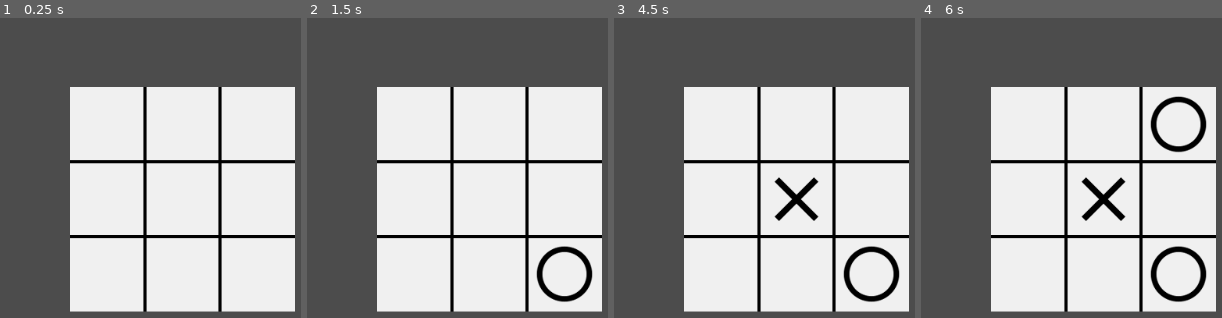
Above: before the commit, frames 1-4 (left to right).
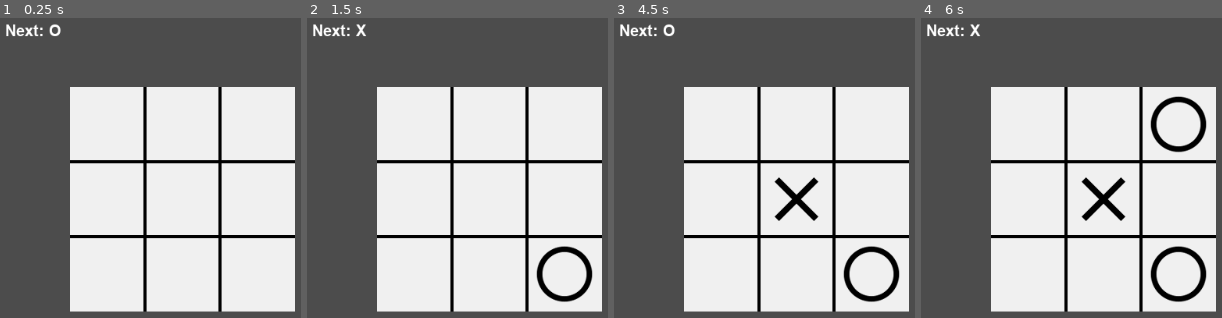
Above: after the commit, the same moments.

Repository: vivisuke/TicTacToe
Game: Godot game, scene res://MainScene.tscn
The game is run twice, just before and just after one commit, with the same random seed, the same clock (stepped at 60 frames per second) and the same inputs.
Inputs (mouse positions are in pixels of both pictures, inside the frame that each line leads up to):
- Up to frame 1 (0.25 s): no input
- Up to frame 2 (1.5 s): tap Enter at 0.5 s; move the mouse to (outside the picture) at 0.52 s; click (outside the picture) at 0.67 s; tap Space at 1.25 s; move the mouse to (541, 270) at 1.27 s; click (541, 270) at 1.42 s
- Up to frame 3 (4.5 s): tap Enter at 2, 3.5 s; move the mouse to (outside the picture) at 2.02 s; click (outside the picture) at 2.17 s; tap Space at 2.75, 4.25 s; move the mouse to (outside the picture) at 2.77 s; click (outside the picture) at 2.92 s; move the mouse to (outside the picture) at 3.52 s; click (outside the picture) at 3.67 s; move the mouse to (767, 177) at 4.27 s; click (767, 177) at 4.42 s
- Up to frame 4 (6 s): move the mouse to (outside the picture) at 5.02 s; click (outside the picture) at 5.17 s; move the mouse to (1194, 129) at 5.77 s; click (1194, 129) at 5.92 s

The runs differ from the first frame. In frame 1, 0.4% of the frame differs, in the area x 1-21%, y 2-6%; in frame 2, 0.4%; in frame 3, 0.4%; in frame 4, 0.4%.

Commit message:
0007 ◎ C 10/22 10/22 0.001│ToDo│盤面マウスクリック > 終局判定 0008 ◎ C 10/22 10/22 0.001│ToDo│次の手番表示

Diff:
--- a/TicTacToe/MainScene.gd
+++ b/TicTacToe/MainScene.gd
@@ -23,6 +23,7 @@
 func _ready():
 	build_victory_table()
 	init_board()
+	update_nextLabel()
 	pass # Replace with function body.
 func init_board():
 	ended = false
@@ -54,17 +55,30 @@
 	is_victory_table.resize(N_2_POWER_9)
 	for bits in range(N_2_POWER_9):
 		is_victory_table[bits] = is_victory_basic(bits)
+func update_nextLabel():
+	if is_victory_table[bits_O]:
+		$NextLabel.text = "O won"
+	elif is_victory_table[bits_X]:
+		$NextLabel.text = "X won"
+	elif (bits_O | bits_X) == ALL_BITS:
+		$NextLabel.text = "draw"
+	elif next == TILE_O:
+		$NextLabel.text = "Next: O"
+	else:
+		$NextLabel.text = "Next: X"
+
 func _input(event):
-	if event is InputEventMouseButton && event.is_pressed():
+	if event is InputEventMouseButton && event.is_pressed():	# マウスクリックイベント
 		if is_victory_table[bits_O] || is_victory_table[bits_O] || (bits_O | bits_X) == ALL_BITS:
 			init_board()
-			return
-		var pos = $Board/TileMap.get_local_mouse_position()
-		var map = $Board/TileMap.world_to_map(pos)
-		print(map)
-		if map.x < 0 || map.x >= N_HORZ || map.y < 0 || map.y >= N_VERT: return
-		set_cell(map.x, map.y, next)
-		next = (TILE_O + TILE_X) - next			# 手番交代
+		else:
+			var pos = $Board/TileMap.get_local_mouse_position()
+			var map = $Board/TileMap.world_to_map(pos)
+			print(map)
+			if map.x < 0 || map.x >= N_HORZ || map.y < 0 || map.y >= N_VERT: return
+			set_cell(map.x, map.y, next)
+			next = (TILE_O + TILE_X) - next			# 手番交代
+		update_nextLabel()
 
 func _process(delta):
 	pass
--- a/TicTacToe/MainScene.tscn
+++ b/TicTacToe/MainScene.tscn
@@ -1,9 +1,10 @@
-[gd_scene load_steps=6 format=2]
+[gd_scene load_steps=8 format=2]
 
 [ext_resource path="res://images/circle_black.png" type="Texture" id=1]
 [ext_resource path="res://images/close_black.png" type="Texture" id=2]
 [ext_resource path="res://MainScene.gd" type="Script" id=3]
 [ext_resource path="res://Board.gd" type="Script" id=4]
+[ext_resource path="res://fonts/arialbd.ttf" type="DynamicFontData" id=5]
 
 [sub_resource type="TileSet" id=1]
 0/name = "circle_black.png 0"
@@ -35,6 +36,10 @@
 1/shapes = [  ]
 1/z_index = 0
 
+[sub_resource type="DynamicFont" id=2]
+size = 20
+font_data = ExtResource( 5 )
+
 [node name="MainScene" type="Node2D"]
 script = ExtResource( 3 )
 
@@ -54,3 +59,14 @@
 cell_size = Vector2( 96, 96 )
 format = 1
 tile_data = PoolIntArray( 1, 1, 0, 65537, 0, 0 )
+
+[node name="NextLabel" type="Label" parent="."]
+margin_left = 13.0
+margin_top = 12.0
+margin_right = 85.0
+margin_bottom = 36.0
+custom_fonts/font = SubResource( 2 )
+text = "Next: O"
+__meta__ = {
+"_edit_use_anchors_": false
+}
Binary file added: TicTacToe/fonts/FlopDesignFONT.otf
Binary file added: TicTacToe/fonts/Hokjesgeest-PDGB.ttf
Binary file added: TicTacToe/fonts/arial.ttf
Binary file added: TicTacToe/fonts/arialbd.ttf
Binary file added: TicTacToe/fonts/smartFontUI.otf
Not shown, changed: TicTacToe.spr
